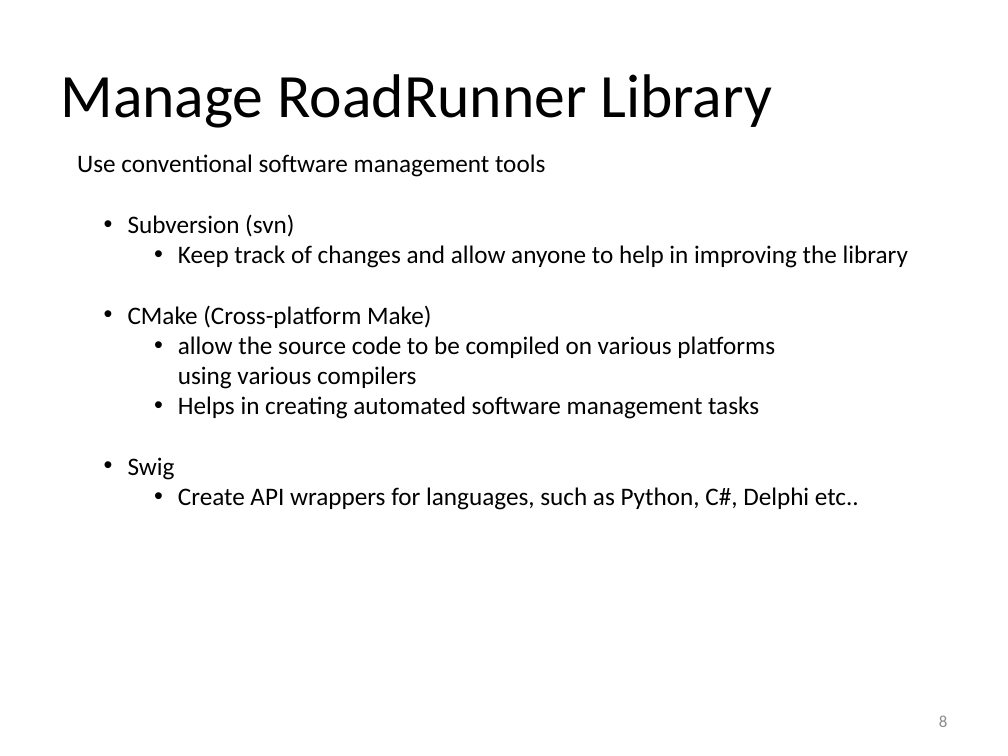
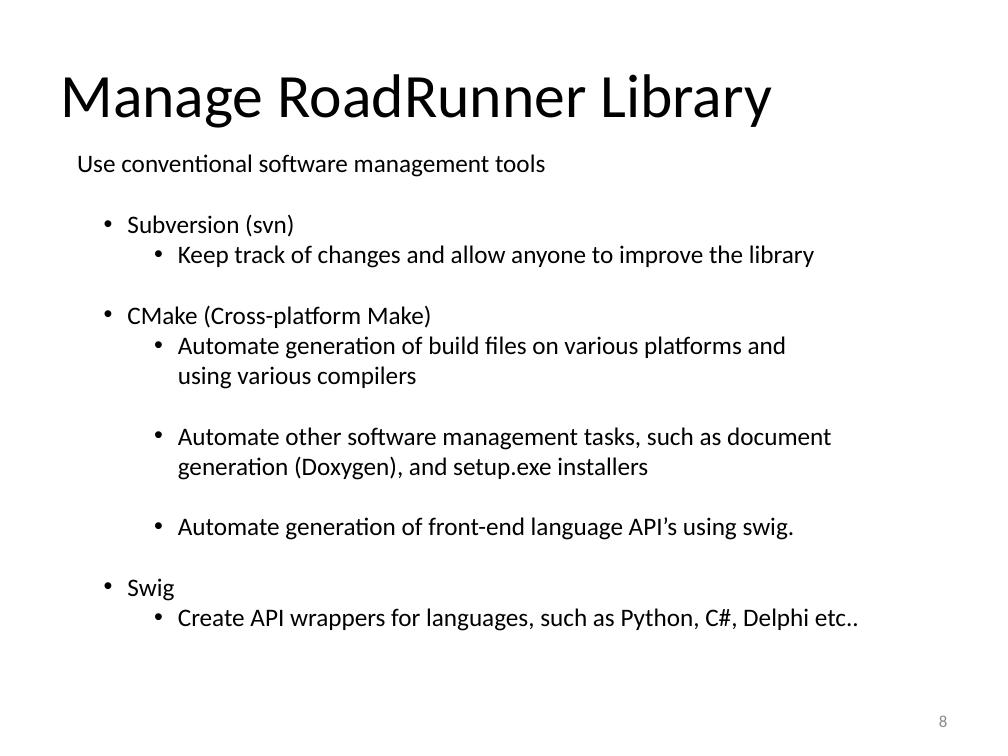
Before and after one commit to gregmedlock/roadrunnerwork, a slide deck: slide 8 of trunk/Docs/RoadRunnerPPT.pptx. Drawn at 1008x756 pixels with LibreOffice and Linux fonts; fonts in the diff are those of the drawing. Boxes give left, top, right and bottom in pixels: in the first picture for what was removed or moved away, otherwise in the second. Text is boxed around its words. In the diff, an @@ line names an element or a change of style, - is before the commit and + after.

Commit message:
Adding Doxygen generation to CMake build system

```diff
--- a/trunk/Docs/RoadRunnerPPT.pptx
+++ b/trunk/Docs/RoadRunnerPPT.pptx
@@ text at box(178, 245, 814, 268): text changed @@
-    • Keep track of changes and allow anyone to help in improving the library
+    • Keep track of changes and allow anyone to improve the library
@@ text at box(178, 336, 831, 540): text changed @@
-    • allow the source code to be compiled on various platforms
-      using various compilers
-    • Helps in creating automated software management tasks
+    • Automate generation of build files on various platforms and
+      using various compilers
+    • Automate other software management tasks, such as document
+      generation (Doxygen), and setup.exe installers
+    • Automate generation of front-end language API’s using swig.
```
Also in this commit, not shown: 15 other slides changed, 1 other file.
